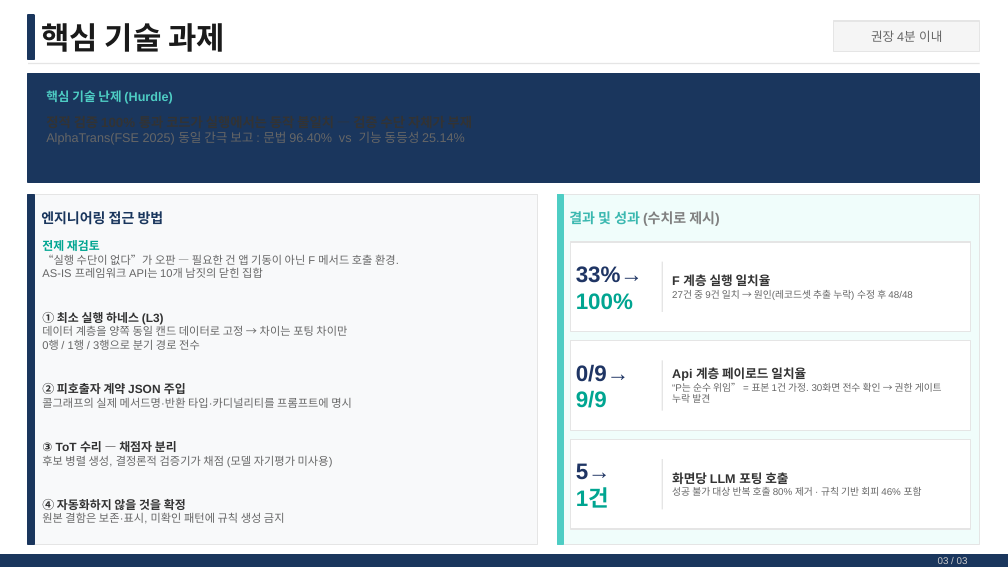
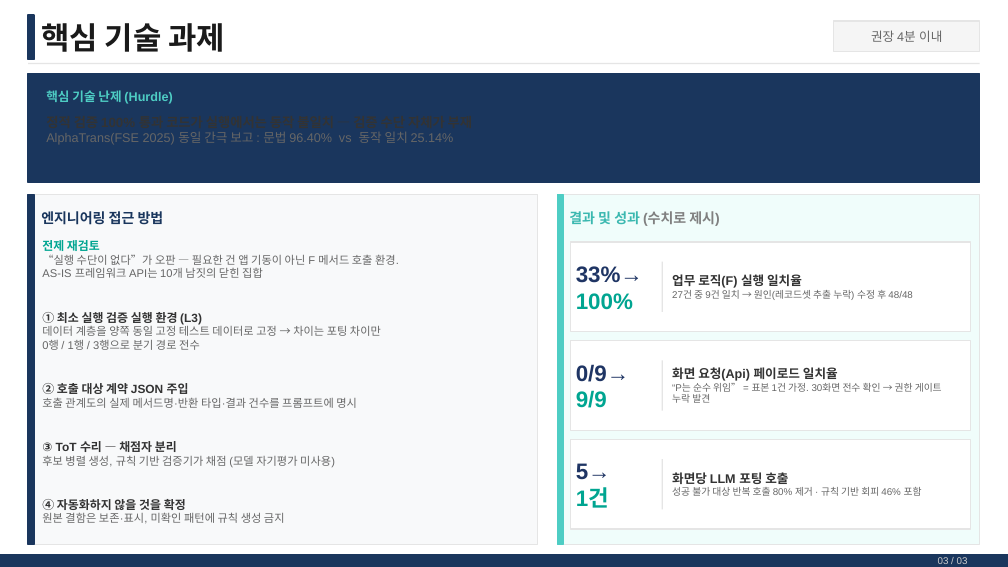
Before and after one commit to jesoomin/TransGscm, a slide deck: slide 4 of docs/weekly/assets/최종발표장표.pptx. Drawn at 1008x567 pixels with LibreOffice and Linux fonts; fonts in the diff are those of the drawing. Boxes give left, top, right and bottom in pixels: in the first picture for what was removed or moved away, otherwise in the second. Text is boxed around its words. In the diff, an @@ line names an element or a change of style, - is before the commit and + after.

```diff
--- a/docs/weekly/assets/최종발표장표.pptx
+++ b/docs/weekly/assets/최종발표장표.pptx
@@ text at (46, 132, 454, 145): text changed @@
-AlphaTrans(FSE 2025) 동일 간극 보고 : 문법 96.40% vs 기능 동등성 25.14%
+AlphaTrans(FSE 2025) 동일 간극 보고 : 문법 96.40% vs 동작 일치 25.14%
@@ text at (672, 274, 802, 288): text changed @@
-F 계층 실행 일치율
+업무 로직(F) 실행 일치율
@@ text at (42, 312, 381, 336): text changed @@
-① 최소 실행 하네스 (L3)
-데이터 계층을 양쪽 동일 캔드 데이터로 고정 → 차이는 포팅 차이만
+① 최소 실행 검증 실행 환경 (L3)
+데이터 계층을 양쪽 동일 고정 테스트 데이터로 고정 → 차이는 포팅 차이만
@@ text at (42, 383, 357, 408): text changed @@
-② 피호출자 계약 JSON 주입
-콜그래프의 실제 메서드명·반환 타입·카디널리티를 프롬프트에 명시
+② 호출 대상 계약 JSON 주입
+호출 관계도의 실제 메서드명·반환 타입·결과 건수를 프롬프트에 명시
@@ text at (672, 367, 838, 381): text changed @@
-Api 계층 페이로드 일치율
+화면 요청(Api) 페이로드 일치율
@@ text at (42, 456, 335, 467): text changed @@
-후보 병렬 생성, 결정론적 검증기가 채점 (모델 자기평가 미사용)
+후보 병렬 생성, 규칙 기반 검증기가 채점 (모델 자기평가 미사용)
```
Also in this commit, not shown: 2 other slides changed, 6 other files.
